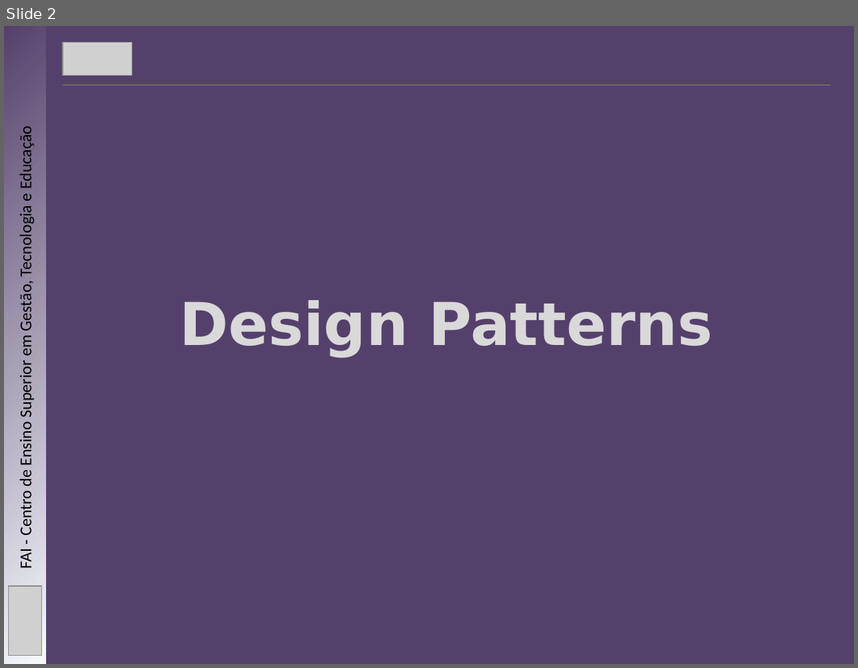
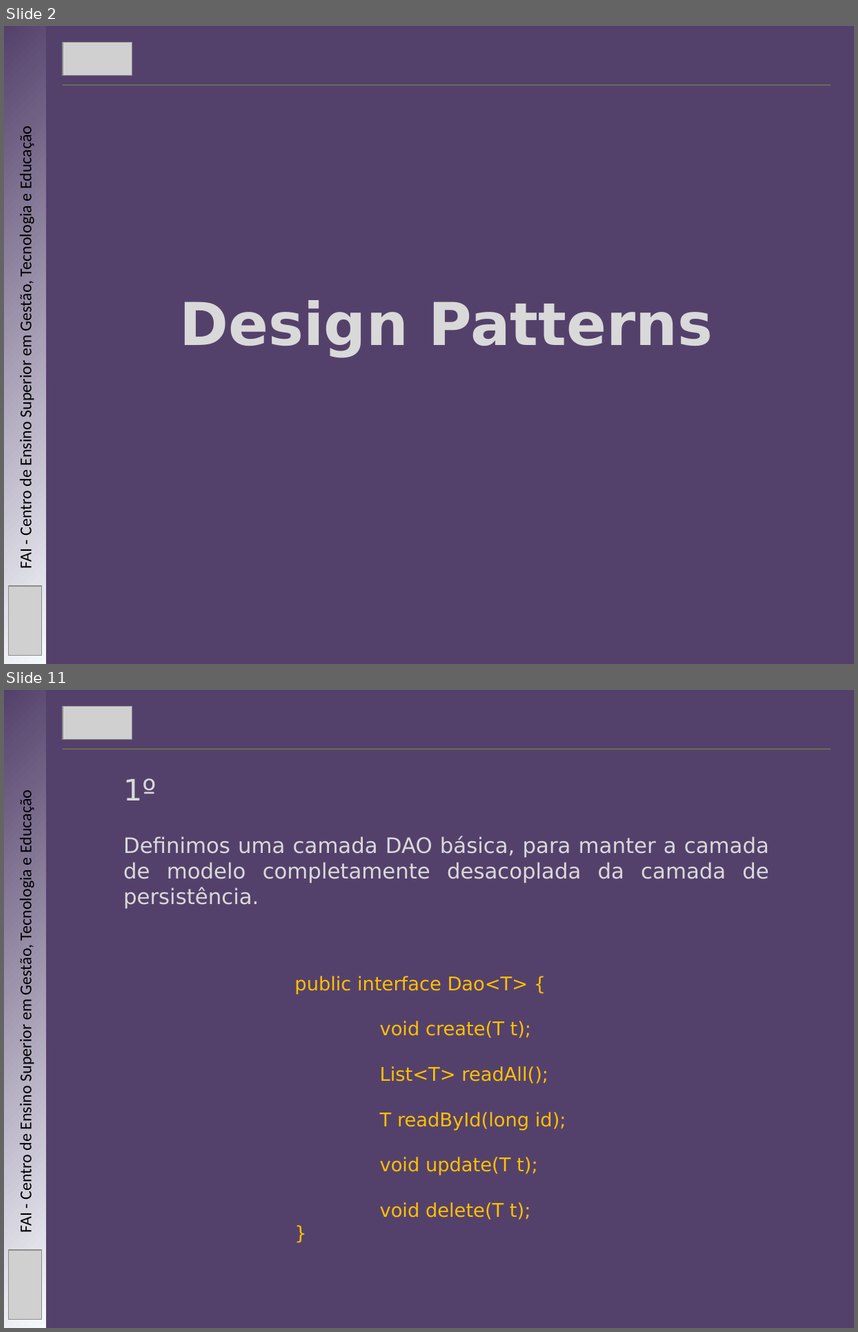
Before and after one commit to mbernardesp/lab-dev-software-sgh, a slide deck: slides/design-patterns.pptx. Shown one above the other, each under a label of ours: slide 2 before the commit, slides 2 and 11 after it; the slides between them are not shown. The pictures are 858x668 and 858x1332 pixels, drawn with LibreOffice and Linux fonts; fonts in the diff are those of the drawing; grey boxes stand for pictures. Boxes give left, top, right and bottom in pixels: in the first picture for what was removed or moved away, otherwise in the second. Text is boxed around its words. In the diff, an @@ line names an element or a change of style, - is before the commit and + after.

```diff
--- a/slides/design-patterns.pptx
+++ b/slides/design-patterns.pptx
@@ slide 11 added at [4,690,854,1328], background #54416B @@
@@ rectangle added at [4,690,45,1328], fill gradient #F6F9FC to #54416B @@
@@ picture added at [63,706,132,739] @@
@@ line added from (63, 749) to (831, 749), #4F6228 0.75 pt @@
@@ text added at [123,778,769,909], 18 pt, text #D9D9D9 @@
+1º
+Definimos uma camada DAO básica, para manter a camada de modelo completamente desacoplada da camada de persistência.
@@ text added at [16,796,36,1232], 14 pt, text #000000 @@
+FAI - Centro de Ensino Superior em Gestão, Tecnologia e Educação
@@ text added at [294,976,566,1219], 16 pt, text #FFC000 @@
+public interface Dao<T> {
+void create(T t);
+List<T> readAll();
+T readById(long id);
+void update(T t);
+void delete(T t);
+}
@@ picture added at [9,1250,42,1319] @@
```
Also in this commit, not shown: 4 slides changed, 5 other slides added, 7 other files.
